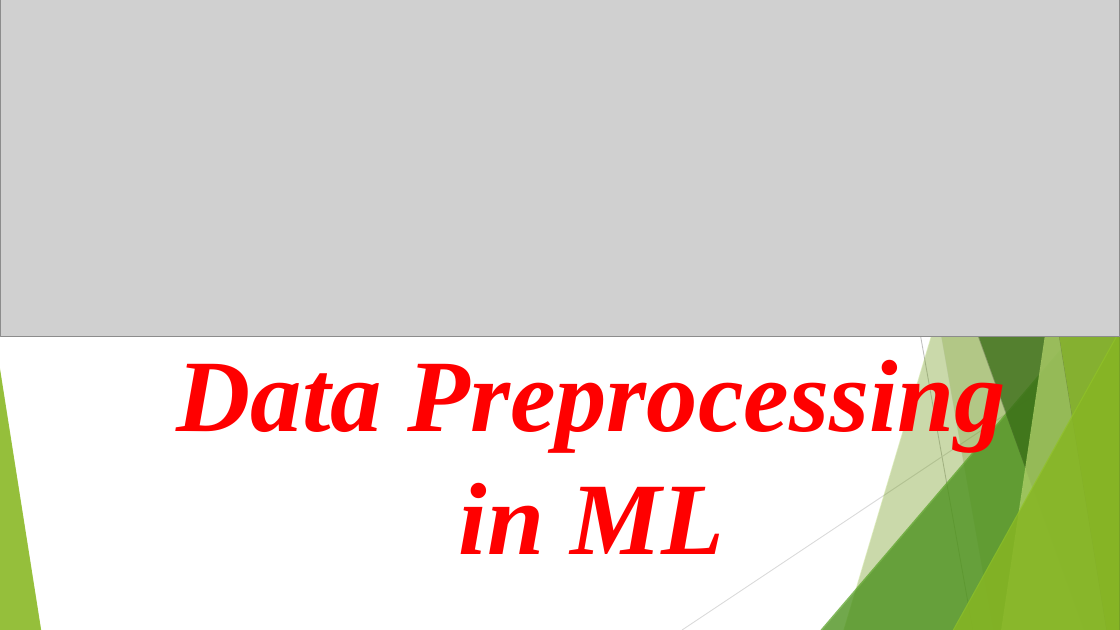
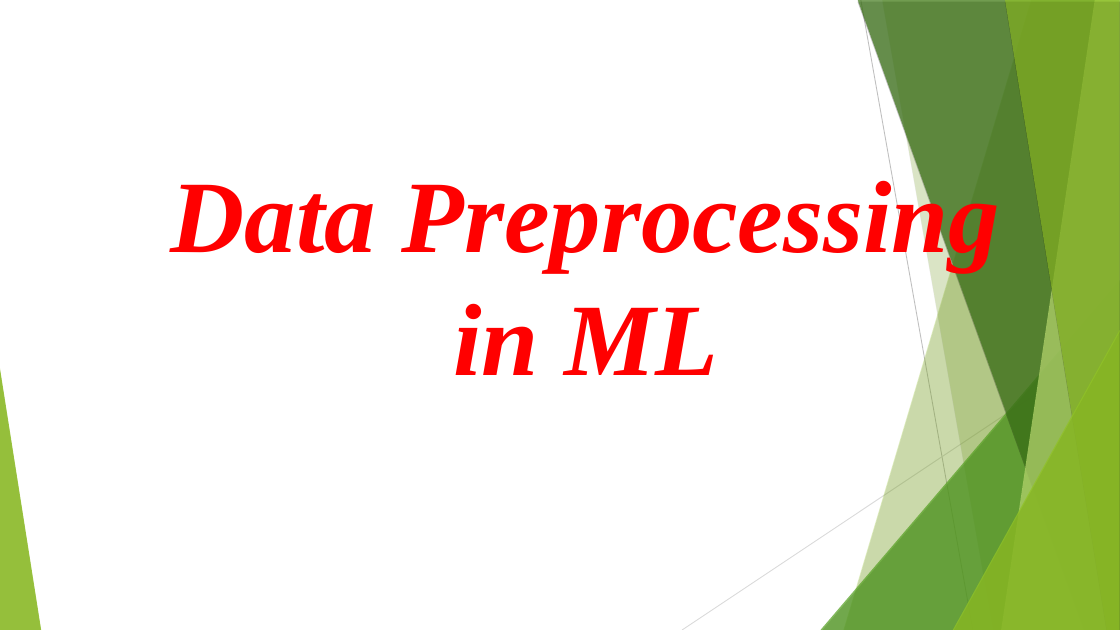
Before and after one commit to IEEE-APSIT/machinelearning-resources, a slide deck: slide 1 of Data Preprocessing/pythonlang/data_preprocessing.odp. Drawn at 1120x630 pixels with LibreOffice and Linux fonts; fonts in the diff are those of the drawing; grey boxes stand for pictures. Boxes give left, top, right and bottom in pixels: in the first picture for what was removed or moved away, otherwise in the second. Text is boxed around its words. In the diff, an @@ line names an element or a change of style, - is before the commit and + after.

```diff
--- a/Data Preprocessing/pythonlang/data_preprocessing.odp
+++ b/Data Preprocessing/pythonlang/data_preprocessing.odp
@@ picture removed at (0, 0, 1120, 337) @@
@@ text "Data Preprocessing in ML": place and size @@
-text "Data Preprocessing in ML" at (177, 351, 1006, 554)
+text "Data Preprocessing in ML" at (171, 172, 1000, 375)
```
Also in this commit, not shown: 4 other slides changed.
